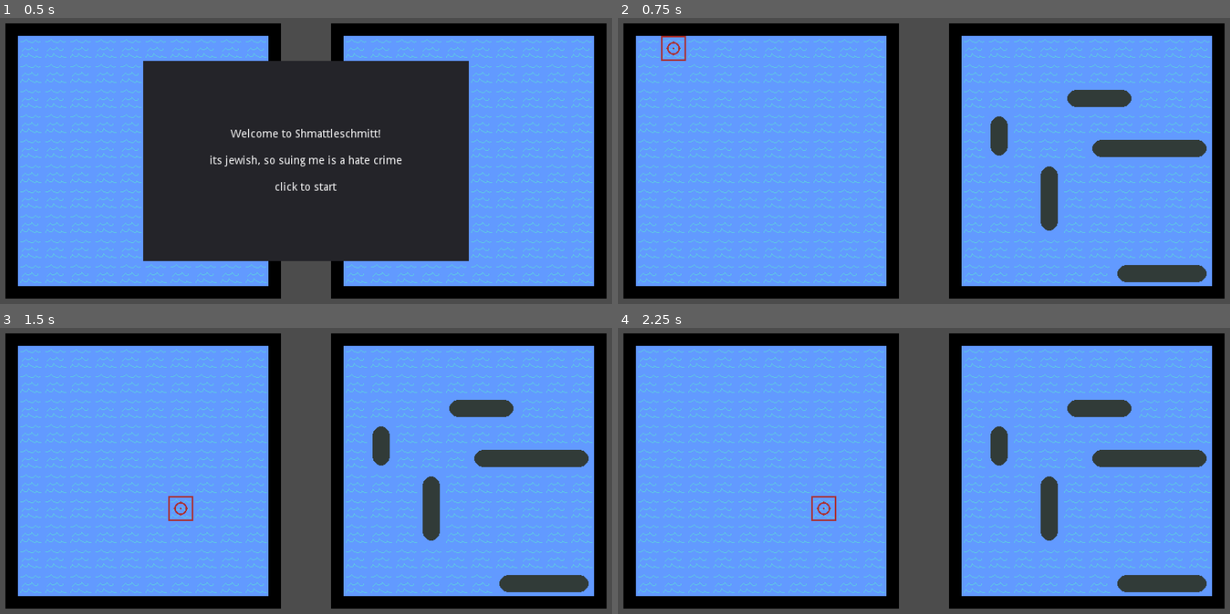
Above: before the commit, frames 1-4 (two rows, left to right).
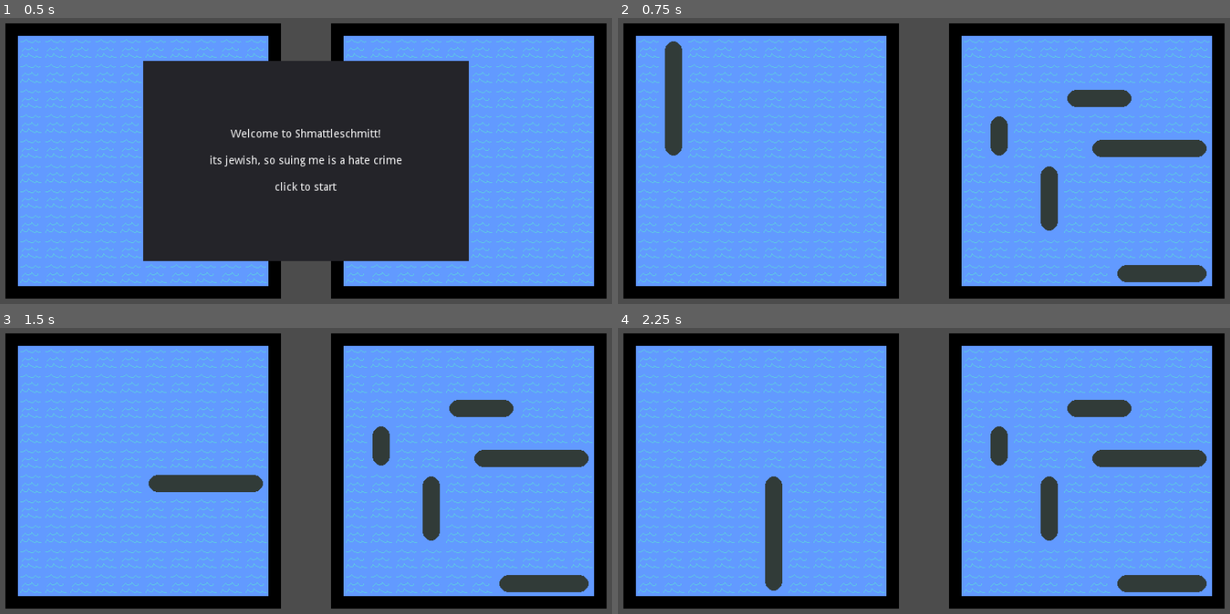
Above: after the commit, the same moments.

Repository: craigostrin/Battleship-v2
Game: Godot game, scene res://Main.tscn
The game is run twice, just before and just after one commit, with the same random seed, the same clock (stepped at 60 frames per second) and the same inputs.
Inputs (mouse positions are in pixels of both pictures, inside the frame that each line leads up to):
- Up to frame 1 (0.5 s): no input
- Up to frame 2 (0.75 s): tap Enter (ui_accept) at 0.5 s; move the mouse to (1070, 143) at 0.52 s; hold Right (ui_right) from 0.53 s (still down); hold R (rotate_ship) from 0.53 s (still down)
- Up to frame 3 (1.5 s): tap Enter (ui_accept) at 0.77, 1.25 s; move the mouse to (171, 488) at 1.27 s; release Right (ui_right) at 1.28 s; release R (rotate_ship) at 1.28 s; hold Down (ui_down) from 1.28 s (still down); tap R (rotate_ship) at 1.35 s
- Up to frame 4 (2.25 s): tap Enter (ui_accept) at 1.52, 2 s; move the mouse to (991, 393) at 2.02 s; release Down (ui_down) at 2.03 s; hold Right (ui_right) from 2.03 s (still down); hold R (rotate_ship) from 2.03 s (still down)

Frame 1 is identical in both runs. In frame 2, 1.2% of the frame differs, in the area x 6-12%, y 6-49%; in frame 3, 1.3%, in the area x 23-44%, y 51-68%; in frame 4, 1.3%.

Commit message:
Add initial ship placer to Cursor
Need to sort out how to get next ship after placement

Diff:
--- a/Board/Board.gd
+++ b/Board/Board.gd
@@ -36,6 +36,11 @@
 
 func player_start_ship_placement() -> void:
 	toggle_cursor()
+	var length = ship_lengths[0]
+	var first_ship = Ship.new(length)
+	_cursor.ship_placer = first_ship
+	# TODO: assign_ship to cursor
+	# could use Main to only connect "ship_placed" signal to player_board
 
 
 # Everything that calls this should be using grid.clamp_ship_placement beforehand
@@ -55,6 +60,7 @@
 	add_child(ship)
 #	if is_enemy_board: DEBUG
 #		ship.hide()
+
 
 	#print("placed " + ship.name + " at " + str(index) + " on " + name)
 
--- a/Board/Cursor/Cursor.gd
+++ b/Board/Cursor/Cursor.gd
@@ -5,6 +5,8 @@
 
 signal moved(new_index)
 signal accept_pressed(index)
+
+var ship_placer: Ship setget set_ship_placer
 
 # preload for DEBUG
 var grid: Resource = preload("res://PlayerGrid.tres")
@@ -68,9 +70,17 @@
 	elif event.is_action("ui_down") and grid.get_row(index) < grid.rows - 1:
 		self.index += grid.Directions.DOWN
 
+	if event.is_action_pressed("rotate_ship") and ship_placer:
+		ship_placer.is_vertical = !ship_placer.is_vertical
+		self.index = index # to reapply clamp_ship_placer
+
 
 func set_index(value: int) -> void:
 	var new_index: int = grid.clamp(value)
+
+	if ship_placer:
+		new_index = grid.clamp_ship_placement(new_index, ship_placer.length, ship_placer.is_vertical)
+
 	if new_index == index:
 		return
 
@@ -79,6 +89,22 @@
 
 	emit_signal("moved", index)
 	_timer.start(ui_cooldown)
+
+
+func set_ship_placer(ship: Ship) -> void:
+	var is_vertical := false
+
+	# Retain is_vertical status from previous ship placer
+	if ship_placer:
+		is_vertical = ship_placer.is_vertical
+
+	ship_placer = ship
+	_sprite.visible = false if ship_placer else true
+
+	if ship_placer:
+		ship_placer.is_vertical = is_vertical
+		add_child(ship_placer)
+		self.index = index # reapply ship_placement clamp
 
 
 func set_bounds() -> void:
--- a/EnemyAI.gd
+++ b/EnemyAI.gd
@@ -1,5 +1,7 @@
 class_name EnemyAI
 extends Node
+
+var prev_attack: int
 
 var rng := RandomNumberGenerator.new()
 # DEBUG Make sure to figure out what to do with this.. maybe all placement methods use my_board.grid?
@@ -58,9 +60,10 @@
 
 
 func _get_random_index() -> int:
-	var _max = grid.columns * grid.rows #- 1
+	# I found this created a more random distribution than randi_range(), which
+	# had ships bunching up on the edges a lot
+	var _max = grid.columns * grid.rows
 	return rng.randi() % _max
-	#return rng.randi_range(0, _max)
 
 
 func _get_random_bool() -> bool:
